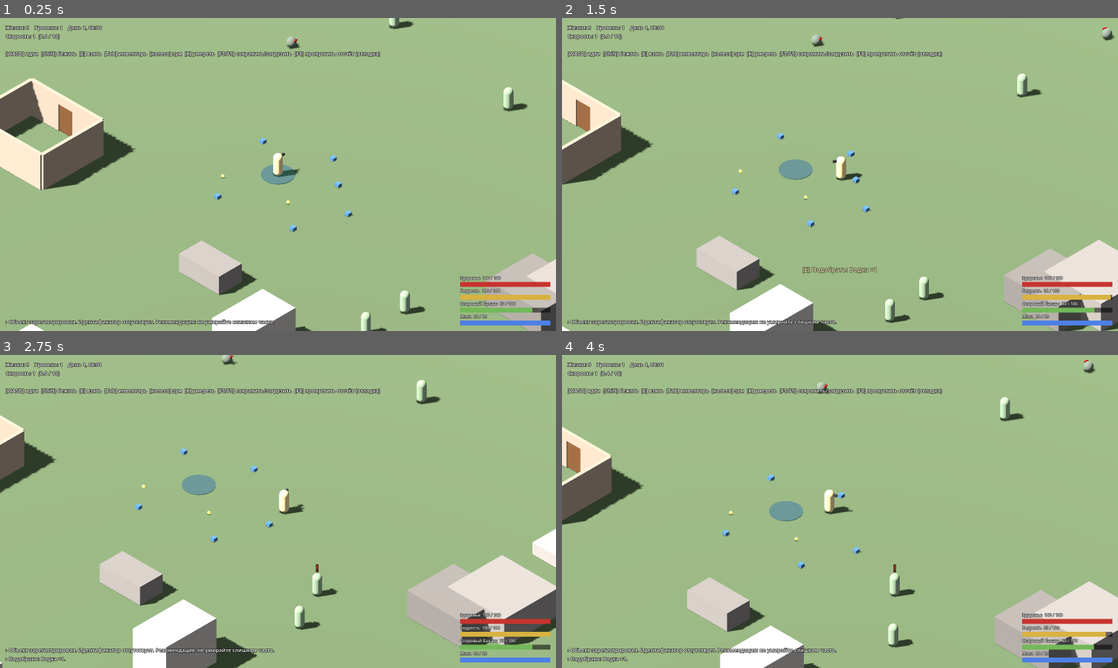
Above: before the commit, frames 1-4 (two rows, left to right).
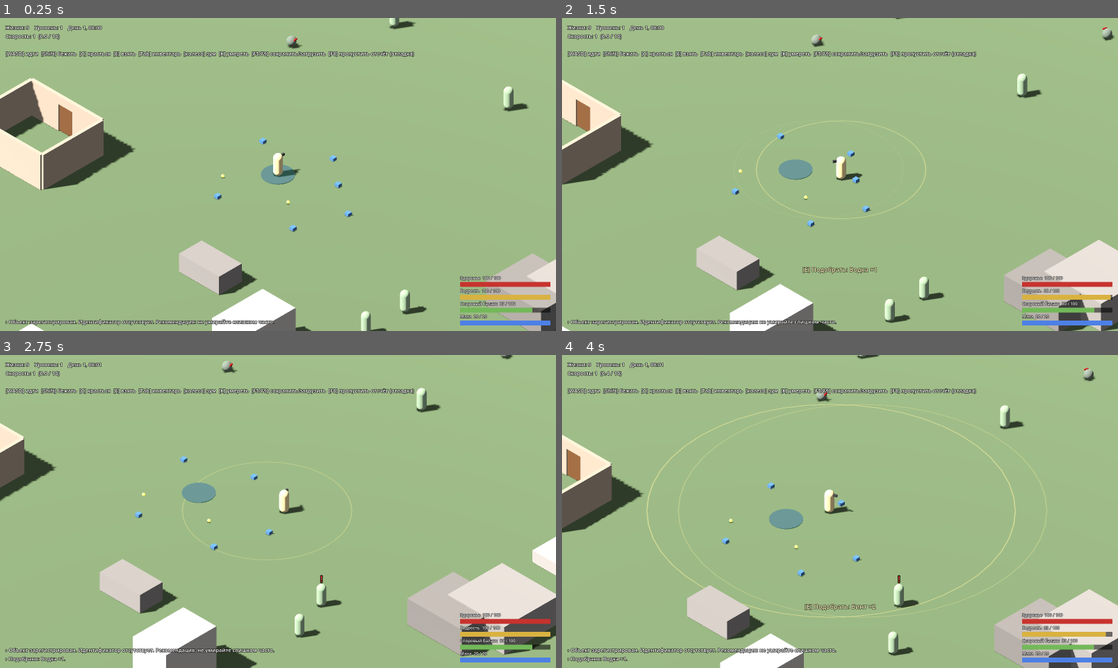
Above: after the commit, the same moments.

Repository: lama2x2/cheater-rpg
Game: Godot game, scene res://scenes/main.tscn
Same seed, same stepped clock (60 frames per second), same inputs: the game is played once before the commit and once after it.
Inputs (mouse positions are in pixels of both pictures, inside the frame that each line leads up to):
- Up to frame 1 (0.25 s): no input
- Up to frame 2 (1.5 s): move the mouse to (962, 158) at 0.52 s; hold D (move_right) 0.53-1.28 s; hold E (interact) 0.53-1.28 s; click (962, 158) at 0.67 s; tap Shift (sprint) at 0.8, 1.35 s; move the mouse to (728, 190) at 1.27 s; hold S (move_back) from 1.28 s (still down)
- Up to frame 3 (2.75 s): tap C (sneak, bound only after the commit) at 1.55 s; move the mouse to (333, 442) at 2.02 s; release S (move_back) at 2.03 s; hold D (move_right) from 2.03 s (still down); hold C (sneak, bound only after the commit) from 2.03 s (still down); tap E (interact) at 2.3 s
- Up to frame 4 (4 s): move the mouse to (812, 574) at 2.77 s; release D (move_right) at 2.78 s; release C (sneak, bound only after the commit) at 2.78 s; hold W (move_forward) 2.78-3.53 s; tap E (interact) at 2.85 s; click (812, 574) at 2.92 s; tap Shift (sprint) at 3.05 s; move the mouse to (1006, 558) at 3.52 s; hold A (move_left) from 3.53 s (still down); hold Shift (sprint) from 3.53 s (still down); tap C (sneak, bound only after the commit) at 3.8 s

The runs differ from the first frame. In frame 1, 0.8% of the frame differs, in the area x 14-96%, y 0-100%; in frame 2, 0.9%; in frame 3, 6.9%; in frame 4, 7.1%, in the area x 0-100%, y 0-100%.

Commit message:
M1.7: шум — таблица 8.2, стены, накопление, шаги и красться
- data/noise.json, NoiseModel в src/core с тестами: затухание, стены, погода, Скрытность, перегруз
- NoiseSystem раздаёт импульсы тварям, считает стены лучами, рисует кольцо шума
- шаги героя шумят по режиму; C — красться (тише и хуже видно)
- шумят двери и выброшенные вещи
- фикс: спавн тварей ждёт синхронизацию карты навигации (раньше все падали в точку 0,0)

Co-Authored-By: Claude Opus 5.5 <noreply@anthropic.com>

Diff:
--- /dev/null
+++ b/data/noise.json
@@ -0,0 +1,36 @@
+{
+  "_doc": "Шум (docs/spec/08_combat.md, 8.2). radius — на сколько метров слышно на открытом месте в тихую погоду. Громкость у слушателя падает линейно до нуля на краю радиуса.",
+  "sources": {
+    "sneak_step": 3,
+    "walk_step": 6,
+    "sprint_step": 13,
+    "door": 7,
+    "item_drop": 4,
+    "melee_hit": 3,
+    "bow_shot": 5,
+    "pistol_silenced": 15,
+    "pistol": 60,
+    "shotgun": 80,
+    "rifle": 120,
+    "machinegun": 300,
+    "explosion": 450,
+    "car": 110,
+    "spore_sack_open": 5
+  },
+  "step_length_m": { "sneak": 0.9, "walk": 1.6, "sprint": 2.2 },
+  "hear_threshold": 0.05,
+  "wall_mult": 0.5,
+  "max_walls": 2,
+  "indoors_mult": 0.7,
+  "weather": { "clear": 1.0, "rain": 0.7, "wind": 0.7, "storm": 0.5 },
+  "stealth": { "step_reduction_per_level": 0.02, "min_mult": 0.5 },
+  "overload_step_mult_at_double": 1.6,
+  "accumulation": {
+    "_doc": "Серия громких звуков «подтягивает» тварей: множитель радиуса растёт от суммы радиусов недавних импульсов (только громче loud_from метров) и спадает со временем.",
+    "loud_from": 30,
+    "per_meter": 0.002,
+    "decay_per_second": 0.08,
+    "max_bonus": 1.0
+  },
+  "debug_ring": true
+}
--- a/data/player.json
+++ b/data/player.json
@@ -4,5 +4,7 @@
   "speed_bonus_per_level": 0.02,
   "sprint_progress_per_meter": 0.1,
   "gravity": 20.0,
-  "interact_radius": 1.8
+  "interact_radius": 1.8,
+  "sneak_speed": 2.0,
+  "sneak_visibility": 0.6
 }
--- a/src/actors/infected.gd
+++ b/src/actors/infected.gd
@@ -136,7 +136,7 @@
 
 func _can_see(hero: Node3D, distance: float) -> bool:
 	var s: Dictionary = _data["senses"]
-	if distance > float(s["sight"]):
+	if distance > float(s["sight"]) * hero.visibility_multiplier():
 		return false
 	if distance > float(s["notice_close"]):
 		var forward := -global_transform.basis.z
@@ -264,6 +264,7 @@
 			continue
 		if door.side_of(global_position) != door.side_of(brain.target_position):
 			door.open_door()
+			EventBus.noise_made.emit("door", door.global_position, {})
 
 
 func _on_state_changed() -> void:
--- a/src/actors/player.gd
+++ b/src/actors/player.gd
@@ -1,12 +1,16 @@
 extends CharacterBody3D
 ## Герой: движение относительно камеры, спринт качает Скорость, поворот к курсору.
+## Шаги шумят (EventBus.noise_made); C — красться: медленнее, тише, заметнее хуже.
 
 var camera: Camera3D
 ## Ближайший объект для E (группа "interactable"), или null.
 var current_interactable: Node3D
+var sneaking := false
 
 var _tuning: Dictionary
 var _sprint_meters: float = 0.0
+var _step_meters: float = 0.0
+var _body_meshes: Array[MeshInstance3D] = []
 
 
 func _ready() -> void:
@@ -40,9 +44,13 @@
 		direction = Vector3(input.x, 0.0, input.y).rotated(Vector3.UP, camera.global_rotation.y)
 	var vitals := PlayerState.vitals
 	var sprinting := Input.is_action_pressed("sprint") and direction.length() > 0.1 and vitals.can_sprint()
+	if sprinting and sneaking:
+		_set_sneaking(false)
 	var inventory := PlayerState.inventory
 	vitals.tick(delta, GameClock.game_minutes_for(delta), sprinting, inventory.stamina_cost_multiplier())
 	var speed: float = float(_tuning["sprint_speed"]) if sprinting else float(_tuning["walk_speed"])
+	if sneaking:
+		speed = float(_tuning["sneak_speed"])
 	speed *= 1.0 + float(_tuning["speed_bonus_per_level"]) * (PlayerState.stats.get_level("speed") - 1)
 	speed *= vitals.speed_multiplier() * inventory.speed_multiplier()
 
@@ -55,14 +63,24 @@
 
 	var before := global_position
 	move_and_slide()
+	var moved := Vector2(global_position.x - before.x, global_position.z - before.z).length()
 	if sprinting:
-		_count_sprint(Vector2(global_position.x - before.x, global_position.z - before.z).length())
+		_count_sprint(moved)
+	_count_steps(moved, "sprint" if sprinting else ("sneak" if sneaking else "walk"))
 	_face_cursor()
 	current_interactable = _nearest_interactable()
 
 
+## Во сколько раз хуже героя видно (крадётся — дальность зрения тварей меньше).
+func visibility_multiplier() -> float:
+	return float(_tuning["sneak_visibility"]) if sneaking else 1.0
+
+
 func _unhandled_input(event: InputEvent) -> void:
-	if event.is_action_pressed("interact") and current_interactable:
+	if event.is_action_pressed("sneak"):
+		_set_sneaking(not sneaking)
+		get_viewport().set_input_as_handled()
+	elif event.is_action_pressed("interact") and current_interactable:
 		current_interactable.interact(self)
 		get_viewport().set_input_as_handled()
 
@@ -91,6 +109,30 @@
 	PlayerState.add_progress("speed", whole * float(_tuning["sprint_progress_per_meter"]))
 
 
+## Шаг — шумовой импульс. Длина шага зависит от режима, радиус — от Скрытности и перегруза.
+func _count_steps(meters: float, mode: String) -> void:
+	_step_meters += meters
+	var noise: NoiseModel = _noise_model()
+	if noise == null or _step_meters < noise.step_length(mode):
+		return
+	_step_meters = 0.0
+	EventBus.noise_made.emit(mode + "_step", global_position, {
+		"stealth_level": PlayerState.stats.get_level("stealth"),
+		"load_ratio": PlayerState.inventory.load_ratio(), "from_hero": true,
+	})
+
+
+func _noise_model() -> NoiseModel:
+	var system := get_tree().get_first_node_in_group("noise_system")
+	return system.model if system else null
+
+
+func _set_sneaking(value: bool) -> void:
+	sneaking = value
+	for mesh in _body_meshes:
+		mesh.scale.y = 0.75 if sneaking else 1.0
+
+
 func _face_cursor() -> void:
 	if camera == null:
 		return
@@ -117,12 +159,15 @@
 	var body_mesh := CapsuleMesh.new()
 	body_mesh.radius = 0.35
 	body_mesh.height = 1.8
-	add_child(_mesh(body_mesh, Vector3(0, 0.9, 0), Color(0.85, 0.75, 0.55)))
+	var body := _mesh(body_mesh, Vector3(0, 0.9, 0), Color(0.85, 0.75, 0.55))
+	add_child(body)
+	_body_meshes.append(body)
 
 	# «Нос» показывает, куда смотрит герой (вперёд в Godot — это −Z).
 	var nose_mesh := BoxMesh.new()
 	nose_mesh.size = Vector3(0.15, 0.15, 0.4)
-	add_child(_mesh(nose_mesh, Vector3(0, 1.5, -0.4), Color(0.2, 0.2, 0.2)))
+	var nose := _mesh(nose_mesh, Vector3(0, 1.5, -0.4), Color(0.2, 0.2, 0.2))
+	add_child(nose)
 
 
 func _mesh(mesh: Mesh, at: Vector3, color: Color) -> MeshInstance3D:
--- /dev/null
+++ b/src/core/noise_model.gd
@@ -0,0 +1,77 @@
+class_name NoiseModel
+extends RefCounted
+## Шум: радиусы источников и модификаторы, громкость у слушателя, накопление серии громких звуков.
+## Чистый класс без Node. Спецификация: docs/spec/08_combat.md, 8.2.
+## Громкость 0..1 линейно падает от источника до края радиуса.
+
+const REQUIRED_KEYS: PackedStringArray = [
+	"sources", "step_length_m", "hear_threshold", "wall_mult", "max_walls", "indoors_mult",
+	"weather", "stealth", "overload_step_mult_at_double", "accumulation",
+]
+
+## Накопленный «жар» от недавних громких звуков (множитель радиуса = 1 + бонус).
+var heat_bonus: float = 0.0
+
+var _config: Dictionary
+
+
+func _init(config: Dictionary) -> void:
+	_config = config
+
+
+func base_radius(source: String) -> float:
+	assert(_config["sources"].has(source), "Неизвестный источник шума: %s" % source)
+	return float(_config["sources"][source])
+
+
+## Радиус импульса с модификаторами источника.
+## options: weather ("clear"/"rain"/…), indoors (bool), stealth_level (для шагов), load_ratio (для шагов).
+func radius(source: String, options: Dictionary = {}) -> float:
+	var r := base_radius(source)
+	r *= float(_config["weather"].get(options.get("weather", "clear"), 1.0))
+	if bool(options.get("indoors", false)):
+		r *= float(_config["indoors_mult"])
+	if source.ends_with("_step"):
+		r *= stealth_multiplier(int(options.get("stealth_level", 1)))
+		r *= overload_multiplier(float(options.get("load_ratio", 0.0)))
+	else:
+		r *= 1.0 + heat_bonus
+	return r
+
+
+## Скрытность гасит шаги: −2% за уровень сверх первого, но не тише половины.
+func stealth_multiplier(stealth_level: int) -> float:
+	var s: Dictionary = _config["stealth"]
+	return maxf(float(s["min_mult"]), 1.0 - float(s["step_reduction_per_level"]) * (stealth_level - 1))
+
+
+## Перегруз делает шаги громче: от ×1 на полном рюкзаке до значения из данных на двойном весе.
+func overload_multiplier(load_ratio: float) -> float:
+	return lerpf(1.0, float(_config["overload_step_mult_at_double"]), clampf(load_ratio - 1.0, 0.0, 1.0))
+
+
+## Громкость у слушателя: стены между ними (до max_walls) режут радиус, слух твари — множитель.
+## Ниже порога — 0 (не услышал).
+func loudness_at(impulse_radius: float, distance: float, walls: int = 0, hearing: float = 1.0) -> float:
+	var r := impulse_radius * pow(float(_config["wall_mult"]), mini(walls, int(_config["max_walls"])))
+	if r <= 0.0 or distance >= r:
+		return 0.0
+	var loudness := clampf((1.0 - distance / r) * hearing, 0.0, 1.0)
+	return loudness if loudness >= float(_config["hear_threshold"]) else 0.0
+
+
+## Длина шага для режима движения: "sneak" / "walk" / "sprint".
+func step_length(mode: String) -> float:
+	return float(_config["step_length_m"][mode])
+
+
+## Учесть громкий импульс в накоплении (вызывать после radius()).
+func register(impulse_radius: float) -> void:
+	var a: Dictionary = _config["accumulation"]
+	if impulse_radius >= float(a["loud_from"]):
+		heat_bonus = minf(float(a["max_bonus"]), heat_bonus + impulse_radius * float(a["per_meter"]))
+
+
+## Остывание накопления, реальные секунды.
+func cool_down(seconds: float) -> void:
+	heat_bonus = maxf(0.0, heat_bonus - float(_config["accumulation"]["decay_per_second"]) * seconds)
--- a/src/main.gd
+++ b/src/main.gd
@@ -12,6 +12,7 @@
 const InteractPromptScript := preload("res://src/ui/interact_prompt.gd")
 const TestAreaScript := preload("res://src/world/test_area.gd")
 const InfectedPopulationScript := preload("res://src/world/infected_population.gd")
+const NoiseSystemScript := preload("res://src/world/noise_system.gd")
 
 var _death_flow: Node
 
@@ -22,6 +23,7 @@
 	var area: NavigationRegion3D = TestAreaScript.new()
 	area.name = "Area"
 	add_child(area)
+	add_child(NoiseSystemScript.new())
 
 	var player: CharacterBody3D = PlayerScript.new()
 	player.name = "Player"
--- a/src/services/content.gd
+++ b/src/services/content.gd
@@ -12,6 +12,7 @@
 const RECIPES_PATH := "res://data/recipes.json"
 const ENEMIES_DIR := "res://data/enemies"
 const TEST_AREA_PATH := "res://data/world/test_area.json"
+const NOISE_PATH := "res://data/noise.json"
 
 var _cache: Dictionary = {}
 
@@ -25,7 +26,7 @@
 
 
 func player_tuning() -> Dictionary:
-	return _cached(PLAYER_PATH, ["walk_speed", "sprint_speed", "speed_bonus_per_level", "sprint_progress_per_meter", "gravity", "interact_radius"])
+	return _cached(PLAYER_PATH, ["walk_speed", "sprint_speed", "speed_bonus_per_level", "sprint_progress_per_meter", "gravity", "interact_radius", "sneak_speed", "sneak_visibility"])
 
 
 func vitals_config() -> Dictionary:
@@ -71,6 +72,10 @@
 	return String(texts()["enemy_names"].get(id, id))
 
 
+func noise_config() -> Dictionary:
+	return _cached(NOISE_PATH, NoiseModel.REQUIRED_KEYS)
+
+
 func test_area() -> Dictionary:
 	return _cached(TEST_AREA_PATH, ["items", "house", "infected_seed", "infected"])
 
--- a/src/services/event_bus.gd
+++ b/src/services/event_bus.gd
@@ -12,3 +12,6 @@
 signal player_hurt(amount: float, source: String)
 @warning_ignore("unused_signal")
 signal infected_killed(enemy_id: String, level: int, position: Vector3)
+## Шумовой импульс: source — ключ из data/noise.json, options — см. NoiseModel.radius() и from_hero.
+@warning_ignore("unused_signal")
+signal noise_made(source: String, position: Vector3, options: Dictionary)
--- a/src/services/input_setup.gd
+++ b/src/services/input_setup.gd
@@ -9,6 +9,7 @@
 	"move_left": [KEY_A, KEY_LEFT],
 	"move_right": [KEY_D, KEY_RIGHT],
 	"sprint": [KEY_SHIFT],
+	"sneak": [KEY_C],
 	"interact": [KEY_E],
 	"inventory": [KEY_TAB, KEY_I],
 	"debug_die": [KEY_K],
--- a/src/ui/debug_hud.gd
+++ b/src/ui/debug_hud.gd
@@ -32,8 +32,10 @@
 
 func _process(_delta: float) -> void:
 	var stats := PlayerState.stats
-	_status.text = "Жизни: %d    Уровень: %d    %s\nСкорость: %d  (%.1f / %.0f)\n\n[WASD] идти  [Shift] бежать  [E] взять  [Tab] инвентарь  [колесо] зум  [K] умереть  [F5/F9] сохранить/загрузить  [F8] пропустить отсчёт (отладка)" % [
-		PlayerState.lives, stats.general_level(), GameClock.clock_text(),
+	var hero := get_tree().get_first_node_in_group("hero")
+	var mode := "   КРАДЁТСЯ" if hero and hero.sneaking else ""
+	_status.text = "Жизни: %d    Уровень: %d    %s%s\nСкорость: %d  (%.1f / %.0f)\n\n[WASD] идти  [Shift] бежать  [C] красться  [E] взять  [Tab] инвентарь  [колесо] зум  [K] умереть  [F5/F9] сохранить/загрузить  [F8] пропустить отсчёт (отладка)" % [
+		PlayerState.lives, stats.general_level(), GameClock.clock_text(), mode,
 		stats.get_level("speed"), stats.get_progress("speed"), stats.threshold("speed"),
 	]
 
--- a/src/world/door.gd
+++ b/src/world/door.gd
@@ -74,6 +74,7 @@
 		close_door()
 	else:
 		open_door()
+	EventBus.noise_made.emit("door", global_position, {"from_hero": true})
 
 
 func _apply() -> void:
--- /dev/null
+++ b/src/world/noise_system.gd
@@ -0,0 +1,74 @@
+extends Node3D
+## Раздаёт шумовые импульсы тварям: радиус по NoiseModel (src/core), стены между источником и
+## слушателем — лучами, громкость — в infected.hear(). Источник шлёт EventBus.noise_made.
+## Вокруг героя рисует кольцо шума (обучающее, 12.1; выключается в data/noise.json).
+
+const RAY_LIFT := Vector3(0, 1.0, 0)
+const LAYER_WORLD := 1
+
+var model: NoiseModel
+var weather := "clear"
+
+
+func _ready() -> void:
+	add_to_group("noise_system")
+	model = NoiseModel.new(Content.noise_config())
+	EventBus.noise_made.connect(_on_noise)
+
+
+func _process(delta: float) -> void:
+	model.cool_down(delta)
+
+
+func _on_noise(source: String, at: Vector3, options: Dictionary) -> void:
+	var opts := options.duplicate()
+	opts["weather"] = weather
+	var r := model.radius(source, opts)
+	model.register(r)
+	for infected: Node3D in get_tree().get_nodes_in_group("infected"):
+		var distance := Vector2(infected.global_position.x - at.x, infected.global_position.z - at.z).length()
+		if distance >= r:
+			continue
+		var loudness := model.loudness_at(r, distance, _walls_between(at, infected.global_position))
+		if loudness > 0.0:
+			infected.hear(at, loudness)
+	if bool(options.get("from_hero", false)) and bool(Content.noise_config()["debug_ring"]):
+		_ring(at, r)
+
+
+## Сколько стен между точками (до max_walls): луч, потом луч дальше за препятствием.
+func _walls_between(from: Vector3, to: Vector3) -> int:
+	var space := get_world_3d().direct_space_state
+	var walls := 0
+	var exclude: Array[RID] = []
+	var max_walls := int(Content.noise_config()["max_walls"])
+	while walls < max_walls:
+		var query := PhysicsRayQueryParameters3D.create(from + RAY_LIFT, to + RAY_LIFT, LAYER_WORLD, exclude)
+		var hit := space.intersect_ray(query)
+		if hit.is_empty():
+			break
+		walls += 1
+		exclude.append(hit["rid"])
+	return walls
+
+
+func _ring(at: Vector3, r: float) -> void:
+	var torus := TorusMesh.new()
+	torus.inner_radius = maxf(0.0, r - 0.08)
+	torus.outer_radius = r
+	torus.rings = 48
+	torus.ring_segments = 4
+	var material := StandardMaterial3D.new()
+	material.shading_mode = BaseMaterial3D.SHADING_MODE_UNSHADED
+	material.transparency = BaseMaterial3D.TRANSPARENCY_ALPHA
+	material.albedo_color = Color(1.0, 0.9, 0.5, 0.55) if r < 20.0 else Color(1.0, 0.4, 0.3, 0.7)
+	var ring := MeshInstance3D.new()
+	ring.mesh = torus
+	ring.material_override = material
+	ring.cast_shadow = GeometryInstance3D.SHADOW_CASTING_SETTING_OFF
+	ring.position = Vector3(at.x, 0.05, at.z)
+	ring.scale = Vector3(1, 0.05, 1)
+	add_child(ring)
+	var tween := create_tween()
+	tween.tween_property(material, "albedo_color:a", 0.0, 0.7)
+	tween.tween_callback(ring.queue_free)
--- a/src/world/test_area.gd
+++ b/src/world/test_area.gd
@@ -11,6 +11,7 @@
 const OBSTACLE_COUNT := 40
 const OBSTACLE_SEED := 74920891
 const BAKE_HALF_SIZE := 70.0
+const SNAP_MAX_SHIFT := 6.0
 
 var is_navigation_ready := false
 
@@ -40,9 +41,13 @@
 	SaveService.unregister("area")
 
 
-## Ближайшая точка навигации (для спавна тварей).
+## Ближайшая точка навигации (для спавна тварей). Если навигация не нашла точку рядом
+## (точка внутри коробки или карта пуста) — возвращает исходную.
 func snap(point: Vector3) -> Vector3:
-	return NavigationServer3D.map_get_closest_point(get_world_3d().navigation_map, point)
+	var snapped_point := NavigationServer3D.map_get_closest_point(get_world_3d().navigation_map, point)
+	if Vector2(snapped_point.x - point.x, snapped_point.z - point.z).length() > SNAP_MAX_SHIFT:
+		return point
+	return snapped_point
 
 
 func to_dict() -> Dictionary:
@@ -57,8 +62,12 @@
 
 
 func _on_baked() -> void:
-	# Карта навигации обновляется на следующем кадре синхронизации.
-	await get_tree().physics_frame
+	# Карта навигации синхронизируется асинхронно (4.4+): ждём новую итерацию карты,
+	# иначе map_get_closest_point вернёт ноль.
+	var map := get_world_3d().navigation_map
+	var iteration := NavigationServer3D.map_get_iteration_id(map)
+	while NavigationServer3D.map_get_iteration_id(map) == iteration:
+		await get_tree().physics_frame
 	await get_tree().physics_frame
 	is_navigation_ready = true
 	navigation_ready.emit()
--- a/src/world/world_items.gd
+++ b/src/world/world_items.gd
@@ -34,6 +34,7 @@
 func drop_near(id: String, count: int, at: Vector3) -> void:
 	var offset := Vector3(randf_range(-0.6, 0.6), 0.0, randf_range(-0.6, 0.6))
 	spawn(id, count, Vector3(at.x, 0.0, at.z) + offset)
+	EventBus.noise_made.emit("item_drop", at, {"from_hero": true})
 
 
 func to_dict() -> Dictionary:
--- /dev/null
+++ b/tests/test_noise.gd
@@ -0,0 +1,56 @@
+extends "res://tests/test_case.gd"
+## Шум: docs/spec/08_combat.md, 8.2.
+
+const NoiseModelScript := preload("res://src/core/noise_model.gd")
+const JsonDataScript := preload("res://src/core/json_data.gd")
+
+
+func _noise() -> NoiseModel:
+	return NoiseModelScript.new(JsonDataScript.load_dict("res://data/noise.json"))
+
+
+func test_table_matches_spec_order() -> void:
+	var n := _noise()
+	assert_true(n.base_radius("sneak_step") < n.base_radius("walk_step"), "крадётся тише, чем идёт")
+	assert_true(n.base_radius("walk_step") < n.base_radius("sprint_step"), "бег громче шага")
+	assert_true(n.base_radius("pistol_silenced") < n.base_radius("pistol"), "глушитель")
+	assert_almost(n.base_radius("pistol"), 60.0, "пистолет 60 м")
+	assert_almost(n.base_radius("rifle"), 120.0, "автомат 120 м")
+
+
+func test_linear_falloff_and_threshold() -> void:
+	var n := _noise()
+	assert_almost(n.loudness_at(60.0, 0.0), 1.0, "в упор — 1")
+	assert_almost(n.loudness_at(60.0, 30.0), 0.5, "на половине — 0.5")
+	assert_almost(n.loudness_at(60.0, 59.0), 0.0, "у края ниже порога 0.05 — не слышно")
+	assert_almost(n.loudness_at(60.0, 61.0), 0.0, "за радиусом — тишина")
+
+
+func test_walls_and_hearing() -> void:
+	var n := _noise()
+	assert_almost(n.loudness_at(60.0, 15.0, 1), 0.5, "стена режет радиус вдвое: 1 − 15/30")
+	assert_almost(n.loudness_at(60.0, 10.0, 5), n.loudness_at(60.0, 10.0, 2), "больше двух стен не считаем")
+	assert_almost(n.loudness_at(60.0, 30.0, 0, 1.2), 0.6, "острый слух — громче")
+
+
+func test_weather_indoors_stealth_overload() -> void:
+	var n := _noise()
+	assert_almost(n.radius("pistol", {"weather": "rain"}), 42.0, "дождь −30%")
+	assert_almost(n.radius("pistol", {"indoors": true}), 42.0, "в помещении −30%")
+	assert_almost(n.radius("walk_step", {"stealth_level": 11}), 6.0 * 0.8, "Скрытность 11 — шаги −20%")
+	assert_almost(n.radius("walk_step", {"stealth_level": 100}), 3.0, "не тише половины")
+	assert_almost(n.radius("walk_step", {"load_ratio": 1.5}), 6.0 * 1.3, "перегруз ×1.5 — шаги ×1.3")
+	assert_almost(n.radius("walk_step", {"load_ratio": 0.5}), 6.0, "без перегруза — как есть")
+
+
+func test_loud_series_accumulates_and_cools() -> void:
+	var n := _noise()
+	n.register(n.radius("walk_step"))
+	assert_almost(n.heat_bonus, 0.0, "тихое не копится")
+	for i in 3:
+		n.register(n.radius("pistol"))
+	assert_true(n.heat_bonus > 0.3, "три выстрела — радиус растёт (%f)" % n.heat_bonus)
+	assert_true(n.radius("pistol") > 60.0 * 1.3, "следующий выстрел слышно дальше")
+	assert_almost(n.radius("walk_step"), 6.0, "на шаги накопление не влияет")
+	n.cool_down(100.0)
+	assert_almost(n.heat_bonus, 0.0, "остыло")
Not shown, added: src/core/noise_model.gd.uid
Not shown, added: tests/test_noise.gd.uid
Not shown, changed: docs/decisions.md
Not shown, changed: docs/next_steps.md
Not shown, changed: docs/spec/08_combat.md
